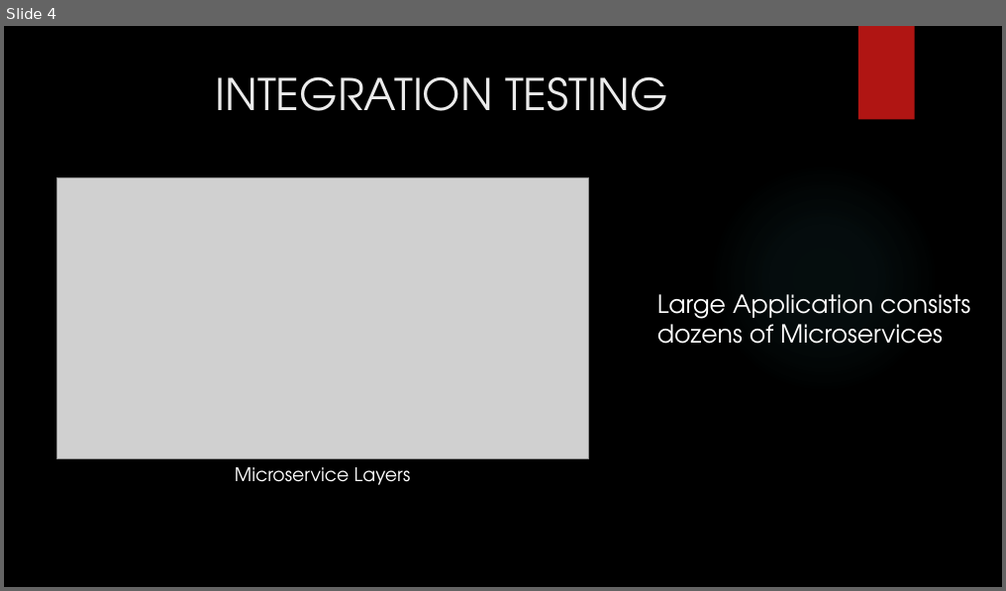
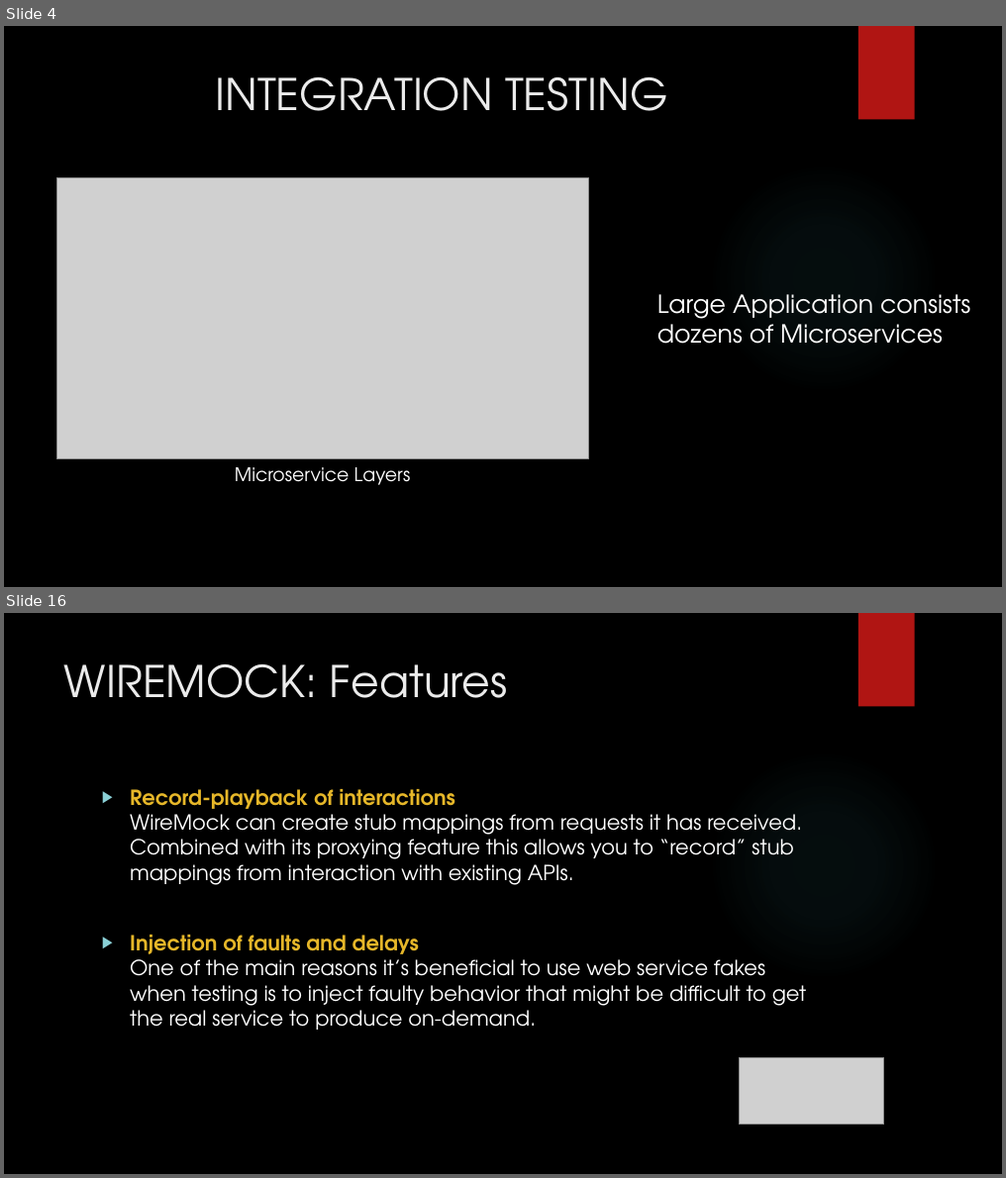
Before and after one commit to SubhajitSaha7/Angular, a slide deck: WireMock_DFSSubhajitSaha.pptx. Shown one above the other, each under a label of ours: slide 4 before the commit, slides 4 and 16 after it; the slides between them are not shown. The pictures are 1006x591 and 1006x1178 pixels, drawn with LibreOffice and Linux fonts; fonts in the diff are those of the drawing; grey boxes stand for pictures; background and template pictures are left out. Boxes give left, top, right and bottom in pixels: in the first picture for what was removed or moved away, otherwise in the second. Text is boxed around its words. In the diff, an @@ line names an element or a change of style, - is before the commit and + after.

```diff
--- a/WireMock_DFSSubhajitSaha.pptx
+++ b/WireMock_DFSSubhajitSaha.pptx
@@ slide 16 added at <box>4,613,1002,1174</box>, background picture (left out); not listed: 2 template elements that a slide beside it also shows @@
@@ title added at <box>64,664,508,698</box>, 42 pt, text #EBEBEB @@
+WIREMOCK: Features
@@ text added at <box>130,789,806,1030</box>, 20 pt, text #FFFFFF @@
+▶ Record-playback of interactions
+  WireMock can create stub mappings from requests it has received. Combined with its proxying feature this allows you to “record” stub mappings from interaction with existing APIs.
+▶ Injection of faults and delays
+  One of the main reasons it’s beneficial to use web service fakes when testing is to inject faulty behavior that might be difficult to get the real service to produce on-demand.
@@ picture added at <box>740,1059,884,1124</box> @@
```
Also in this commit, not shown: 14 other slides added, 1 slide removed.
